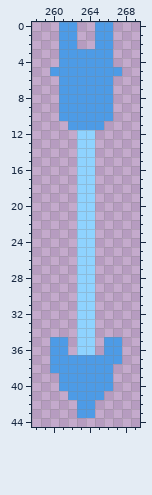
Pixel-art file -- resources/asesprite/atlases/atlas_gameobjects.aseprite. That is the earlier state.
1000x1000 pixels, 1 frame. Colours within 5 levels of each other are drawn and written as one. Shown: x 258..269, y 0..44. The commit also changed other parts of the picture, which this record leaves out.
New version:
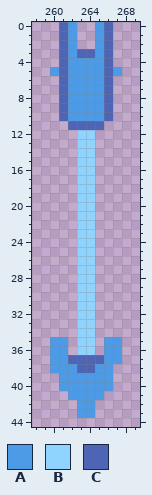
Palette (. is transparent): A #4d9be6  B #8fd3ff  C #4d65b4
Changes in this commit:
{"where": "layer \"Layer 90\""}
{"y":0,"x":261,"old":"A","new":"C"}
{"y":0,"x":266,"old":"A","new":"C"}
{"y":1,"x":261,"old":"A","new":"C"}
{"y":1,"x":266,"old":"A","new":"C"}
{"y":2,"x":261,"old":"A","new":"C"}
{"y":2,"x":266,"old":"A","new":"C"}
{"y":3,"x":261,"old":"A","new":"C"}
{"y":3,"x":263,"old":"AA","new":"CC"}
{"y":3,"x":266,"old":"A","new":"C"}
{"y":4,"x":261,"old":"A","new":"C"}
{"y":4,"x":266,"old":"A","new":"C"}
{"y":5,"x":261,"old":"A","new":"C"}
{"y":5,"x":266,"old":"A","new":"C"}
{"y":6,"x":261,"old":"A","new":"C"}
{"y":6,"x":266,"old":"A","new":"C"}
{"y":7,"x":261,"old":"A","new":"C"}
{"y":7,"x":266,"old":"A","new":"C"}
{"y":8,"x":261,"old":"A","new":"C"}
{"y":8,"x":266,"old":"A","new":"C"}
{"y":9,"x":261,"old":"A","new":"C"}
{"y":9,"x":266,"old":"A","new":"C"}
{"y":10,"x":261,"old":"A","new":"C"}
{"y":10,"x":266,"old":"A","new":"C"}
{"y":11,"x":262,"old":"AAAA","new":"CCCC"}
{"y":37,"x":262,"old":"AAAA","new":"CCCC"}
{"y":38,"x":263,"old":"AA","new":"CC"}
